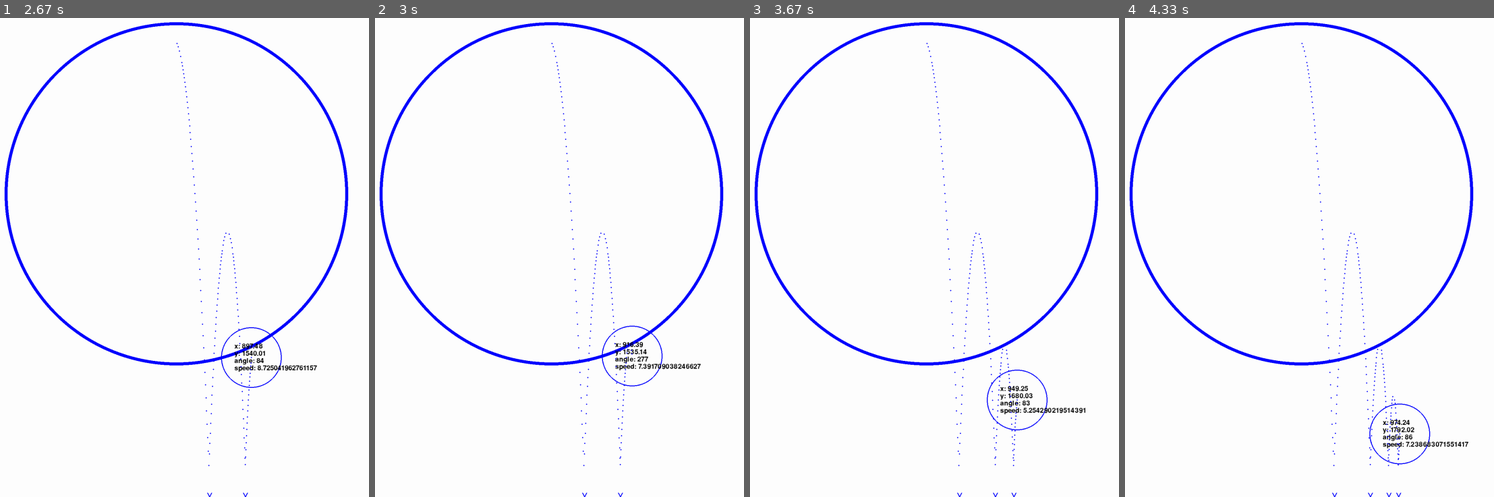
Above: before the commit, frames 1-4 (left to right).
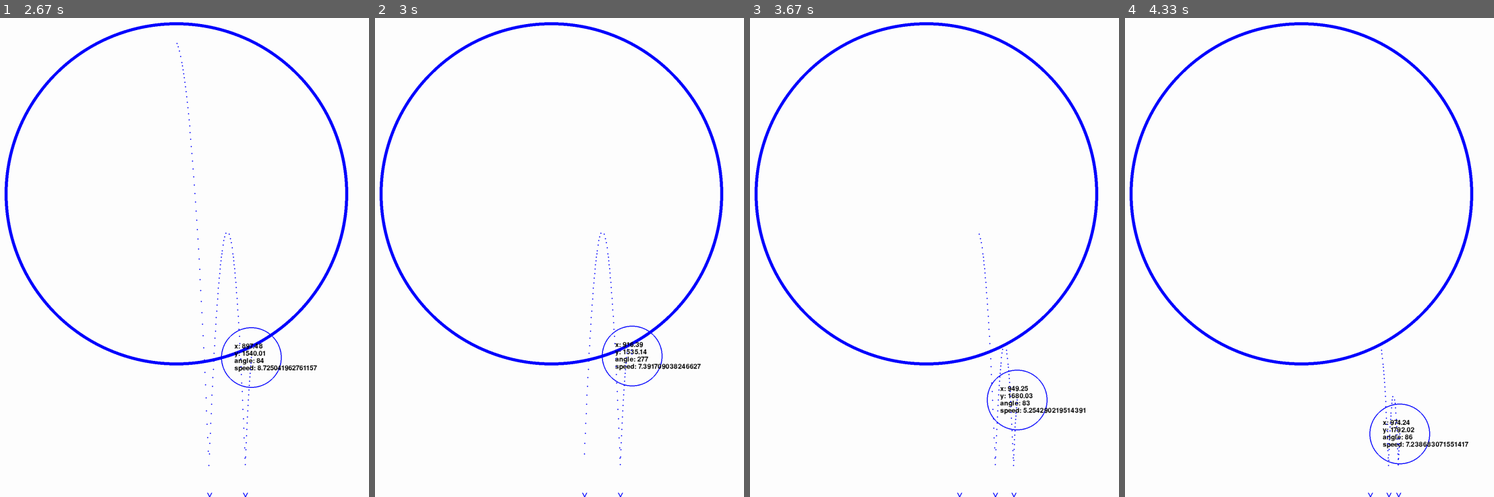
Above: after the commit, the same moments.

Repository: Archanciel/Learning_Pygame
Game: pygame game, started from bouncing_ball_imperfect_collide/move_particle_basic.py
The game is run twice, just before and just after one commit, with the same random seed, the same clock (stepped at 60 frames per second) and the same inputs.
Inputs:
- Up to frame 1 (2.67 s): no input
- Up to frame 2 (3 s): no input
- Up to frame 3 (3.67 s): no input
- Up to frame 4 (4.33 s): no input

Frame 1 is identical in both runs. In frame 2, less than 0.1% of the frame differs, in the area x 47-57%, y 5-94%; in frame 3, 0.1%; in frame 4, 0.2%, in the area x 47-69%, y 5-100%.

Commit message:
cosmetic

Diff:
--- a/bouncing_ball_imperfect_collide/particledisplayposandtraject.py
+++ b/bouncing_ball_imperfect_collide/particledisplayposandtraject.py
@@ -9,7 +9,7 @@
 
 #bounce tracing constants
 
-MAX_BOUNCE_TRAJECTS = 10 # number of ball trajects to display
+MAX_BOUNCE_TRAJECTS = 4 # number of ball trajects to display
 BALL_TRACING_POINT_SIZE = 2
 BALL_TRACING_STEP_SIZE = 10 # defines the number of pixels after which a tracing point is drawned on screen
 
